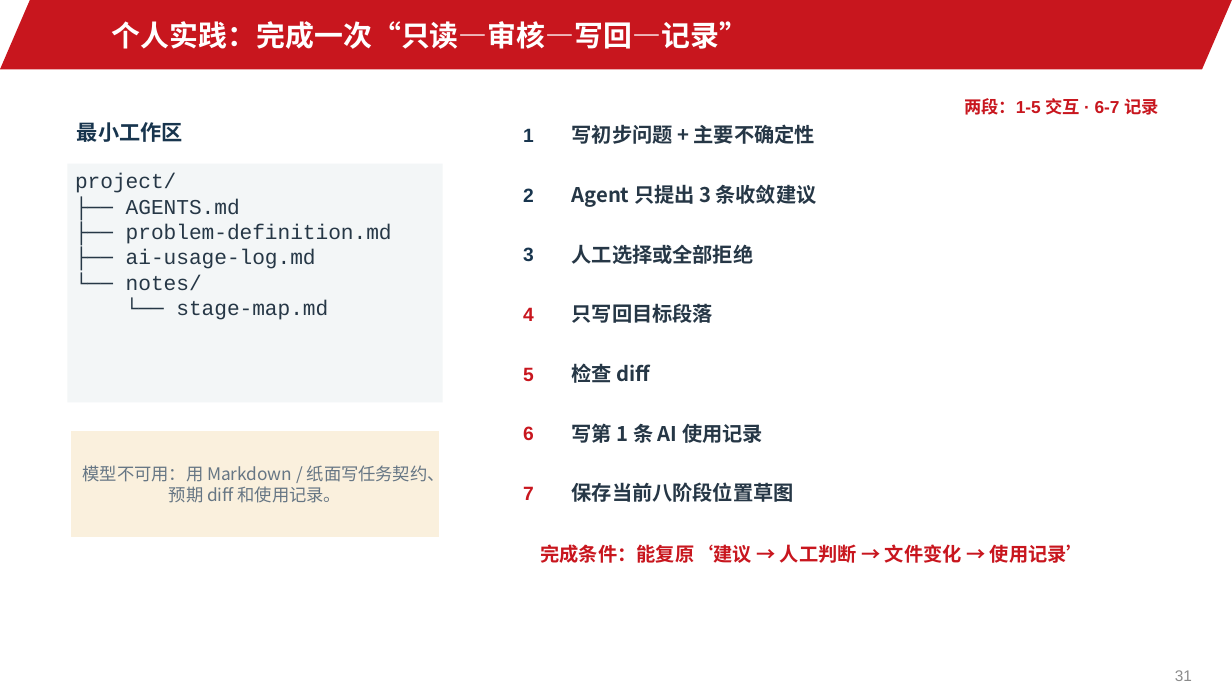
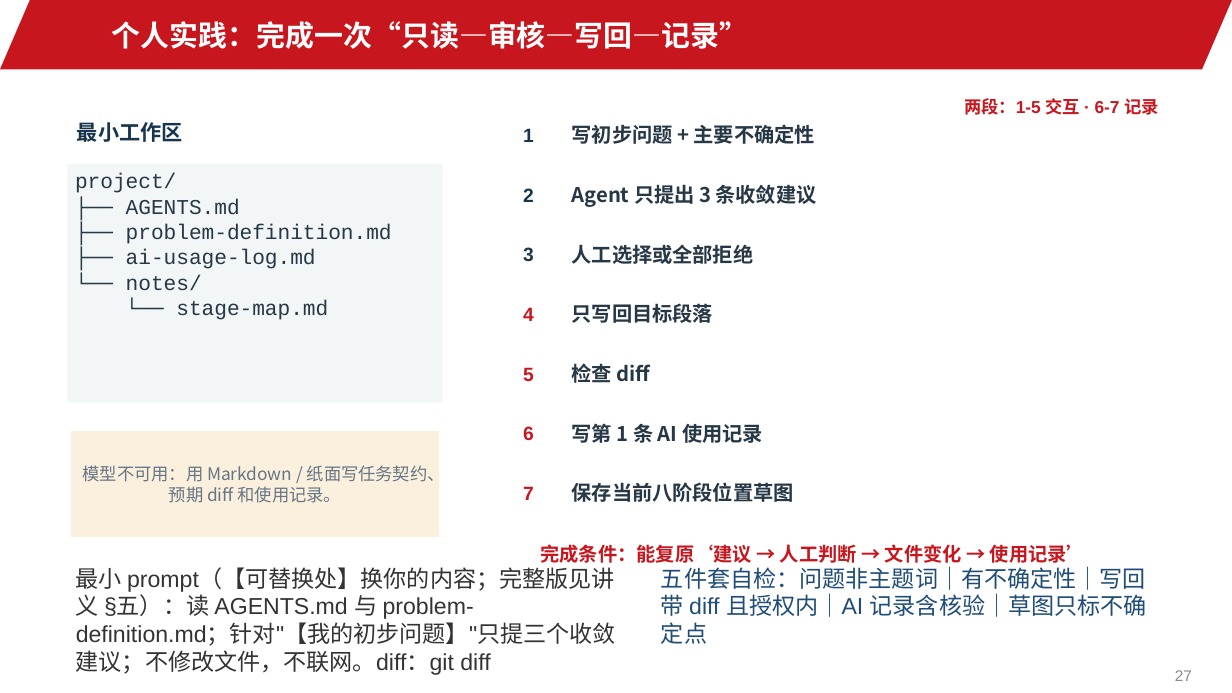
Before and after one commit to jinyh/ai4research, a slide deck: slide 27 of lessons/lesson-01/slides.pptx (slide 31 before the commit). Drawn at 1232x693 pixels with LibreOffice and Linux fonts; fonts in the diff are those of the drawing; background and template pictures are left out. Boxes give left, top, right and bottom in pixels: in the first picture for what was removed or moved away, otherwise in the second. Text is boxed around its words. In the diff, an @@ line names an element or a change of style, - is before the commit and + after.

```diff
--- a/lessons/lesson-01/slides.pptx
+++ b/lessons/lesson-01/slides.pptx
@@ text added at bbox=[76, 568, 616, 675], 18 pt, text #333333 @@
+最小 prompt（【可替换处】换你的内容；完整版见讲义 §五）：读 AGENTS.md 与 problem-definition.md；针对"【我的初步问题】"只提三个收敛建议；不修改文件，不联网。diff：git diff
@@ text added at bbox=[661, 566, 1147, 644], 18 pt, text #1F4D78 @@
+五件套自检：问题非主题词｜有不确定性｜写回带 diff 且授权内｜AI 记录含核验｜草图只标不确定点
@@ page number at bbox=[1175, 670, 1192, 681]: text changed @@
-31
+27
```
Also in this commit, not shown: 11 other slides changed, 4 slides removed, 18 other files.
